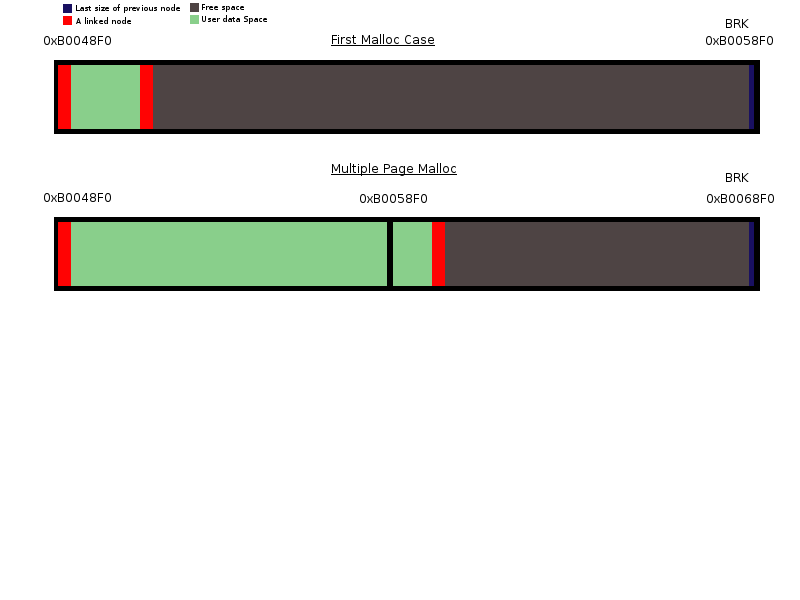
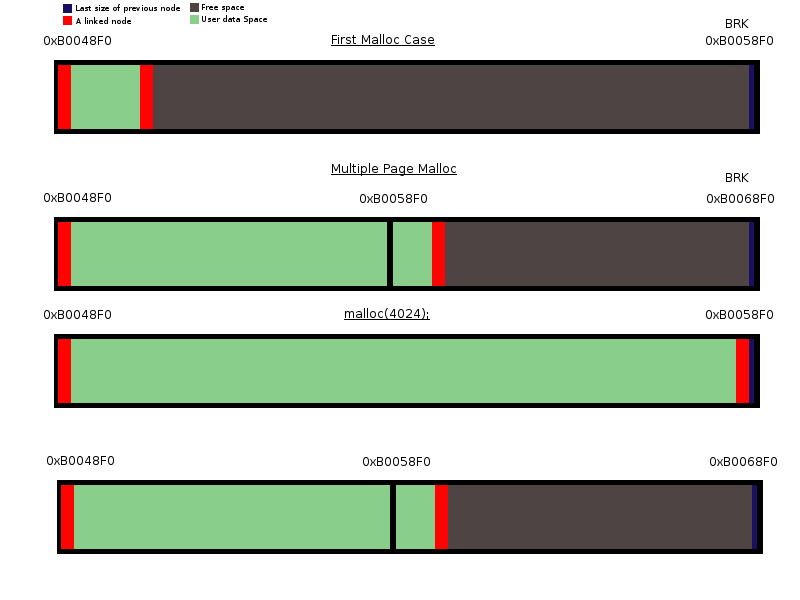
Layered file, before and after one edit (w=800, h=600). Changes by layer:
painted on "Pasted Layer" over bbox(44, 308, 777, 554)
added layer "malloc(4024);" above "memory.png" over bbox(344, 308, 430, 320)
painted on "memory.png" over bbox(44, 308, 773, 408)
